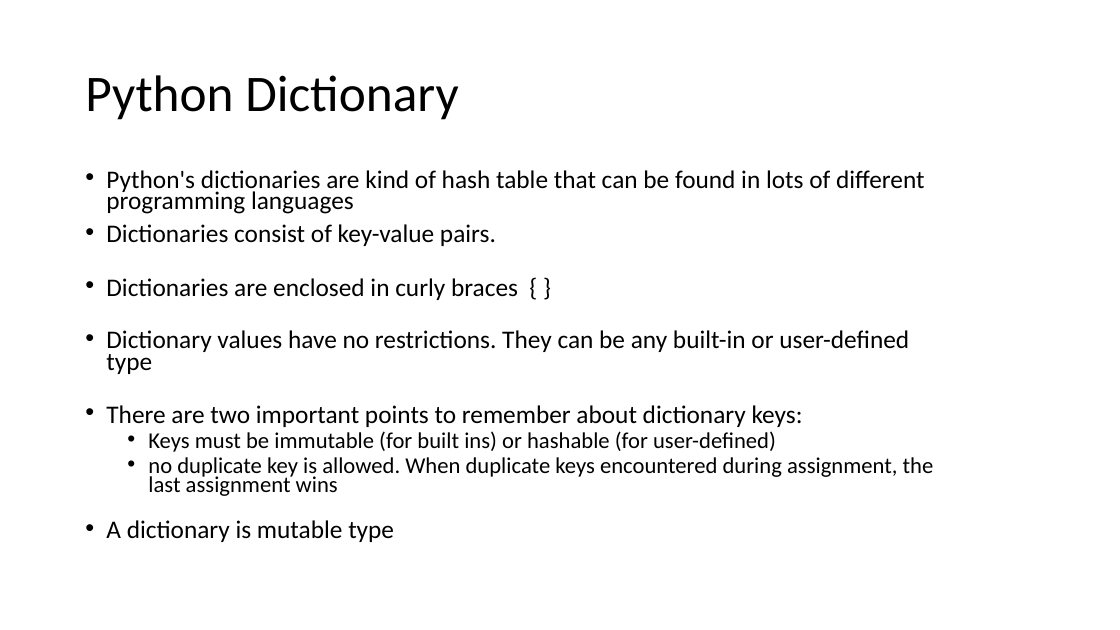
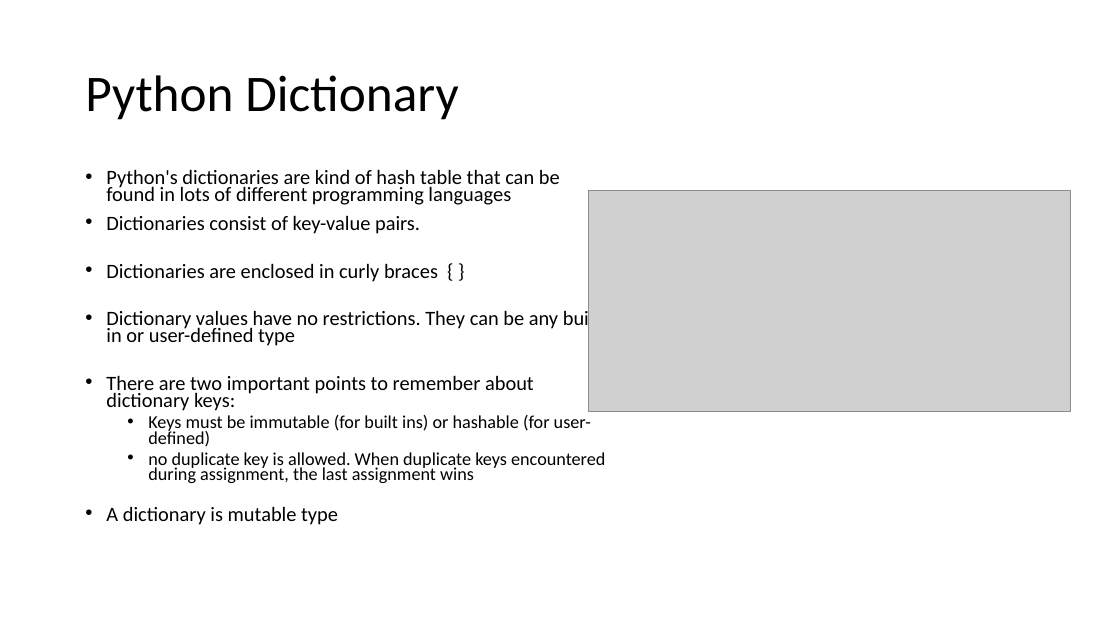
Before and after one commit to Spax04/PythonCourse, a slide deck: slide 47 of basic_new/Module 02 - Python basic types.pptx (slide 41 before the commit). Drawn at 1120x630 pixels with LibreOffice and Linux fonts; fonts in the diff are those of the drawing; grey boxes stand for pictures. Boxes give left, top, right and bottom in pixels: in the first picture for what was removed or moved away, otherwise in the second. Text is boxed around its words. In the diff, an @@ line names an element or a change of style, - is before the commit and + after.

```diff
--- a/basic_new/Module 02 - Python basic types.pptx
+++ b/basic_new/Module 02 - Python basic types.pptx
@@ text "Python's dictionaries are kind of ..." at [106,169,606,525]: size 21.7 to 17.5 pt in "Python's dictionaries are kind of hash table ...", "Dictionaries consist of key-value pairs.", "Dictionaries are enclosed in curly braces { ...", "Dictionary values have no restrictions. They can ..." and 2 more places; size 19.4 to 15.6 pt in "Keys must be immutable (for built ins) ...", "no duplicate key is allowed. When duplicate ..." @@
@@ picture added at [588,190,1071,412] @@
```
Also in this commit, not shown: 4 other slides changed, 8 slides added, 1 slide removed, 10 other files.
